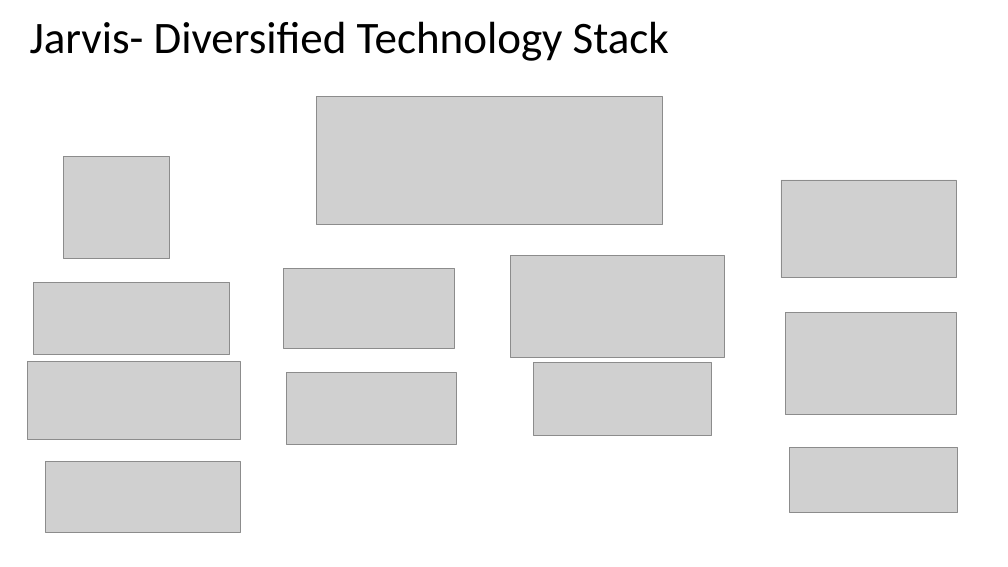
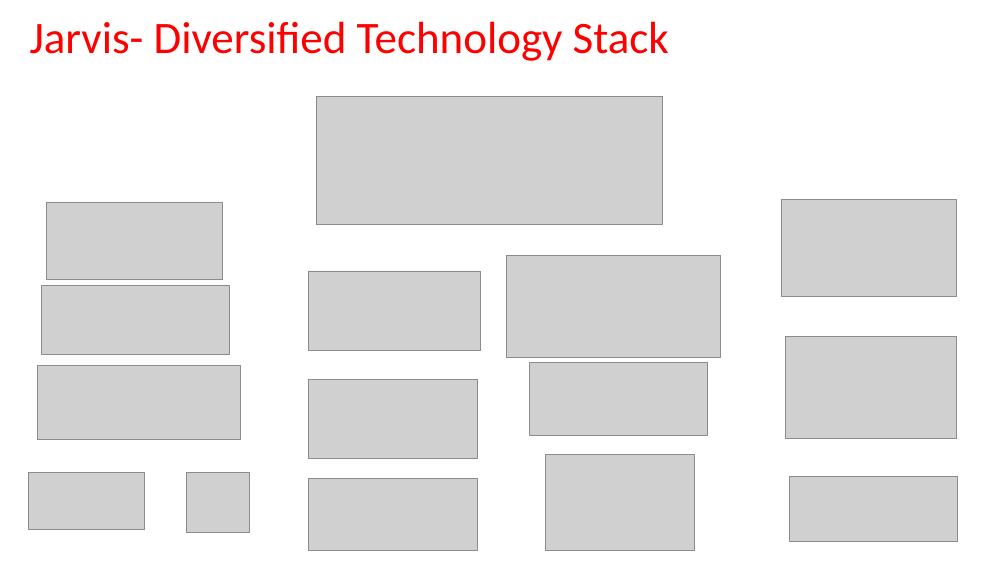
Before and after one commit to ewfx/gaipl-seagulls-v25, a slide deck: slide 2 of artifacts/arch/SeagullsV25_Final_1.0.pptx. Drawn at 1008x567 pixels with LibreOffice and Linux fonts; fonts in the diff are those of the drawing; grey boxes stand for pictures. Boxes give left, top, right and bottom in pixels: in the first picture for what was removed or moved away, otherwise in the second. Text is boxed around its words. In the diff, an @@ line names an element or a change of style, - is before the commit and + after.

```diff
--- a/artifacts/arch/SeagullsV25_Final_1.0.pptx
+++ b/artifacts/arch/SeagullsV25_Final_1.0.pptx
@@ text "Jarvis- Diversified Technology Stack" at bbox=[30, 21, 669, 61]: text colour #000000 to #FF0000 @@
@@ picture added at bbox=[46, 202, 222, 279] @@
@@ picture: place and size @@
-picture at bbox=[781, 180, 957, 278]
+picture at bbox=[781, 199, 957, 296]
@@ picture: place and size @@
-picture at bbox=[33, 282, 230, 355]
+picture at bbox=[42, 285, 230, 354]
@@ picture: place and size @@
-picture at bbox=[283, 268, 454, 349]
+picture at bbox=[309, 271, 481, 351]
@@ picture: place and size @@
-picture at bbox=[785, 313, 957, 415]
+picture at bbox=[785, 337, 957, 439]
@@ picture: place and size @@
-picture at bbox=[28, 361, 240, 439]
+picture at bbox=[37, 365, 240, 439]
@@ picture added at bbox=[308, 380, 477, 459] @@
@@ picture: place and size @@
-picture at bbox=[45, 462, 240, 532]
+picture at bbox=[28, 473, 144, 529]
@@ picture: place and size @@
-picture at bbox=[64, 157, 169, 259]
+picture at bbox=[187, 473, 250, 532]
@@ picture: place and size @@
-picture at bbox=[287, 372, 456, 445]
+picture at bbox=[309, 479, 478, 551]
@@ picture added at bbox=[546, 454, 695, 551] @@
@@ picture: place and size @@
-picture at bbox=[790, 448, 958, 513]
+picture at bbox=[790, 476, 958, 541]
```
Also in this commit, not shown: 3 other slides changed, 19 slides added, 2 slides removed.
